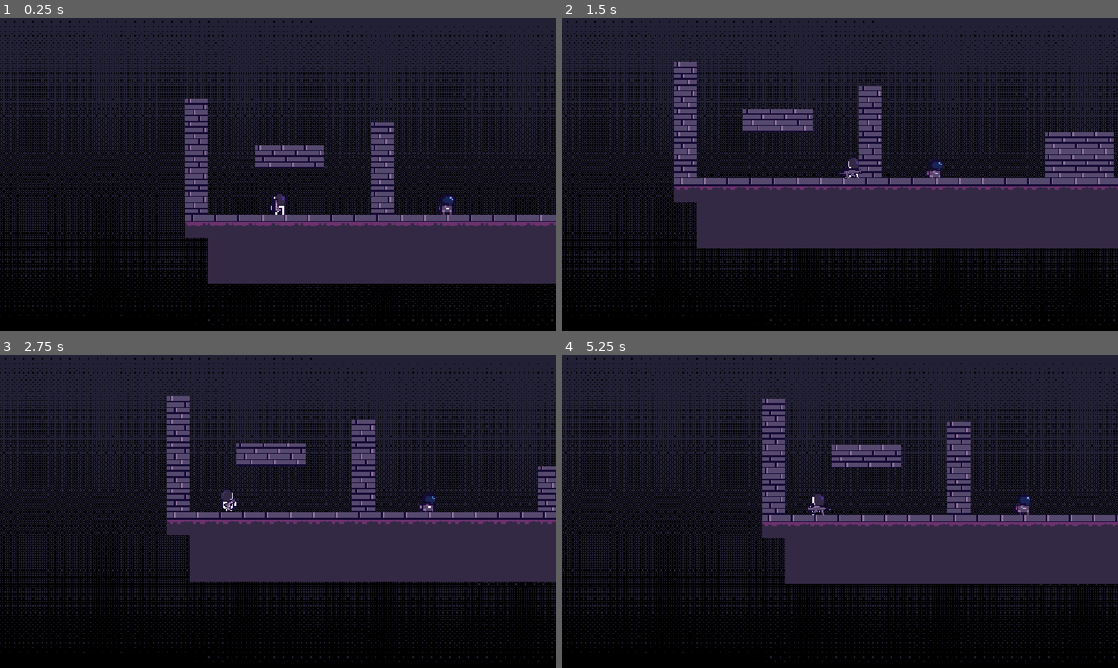
Above: before the commit, frames 1-4 (two rows, left to right).
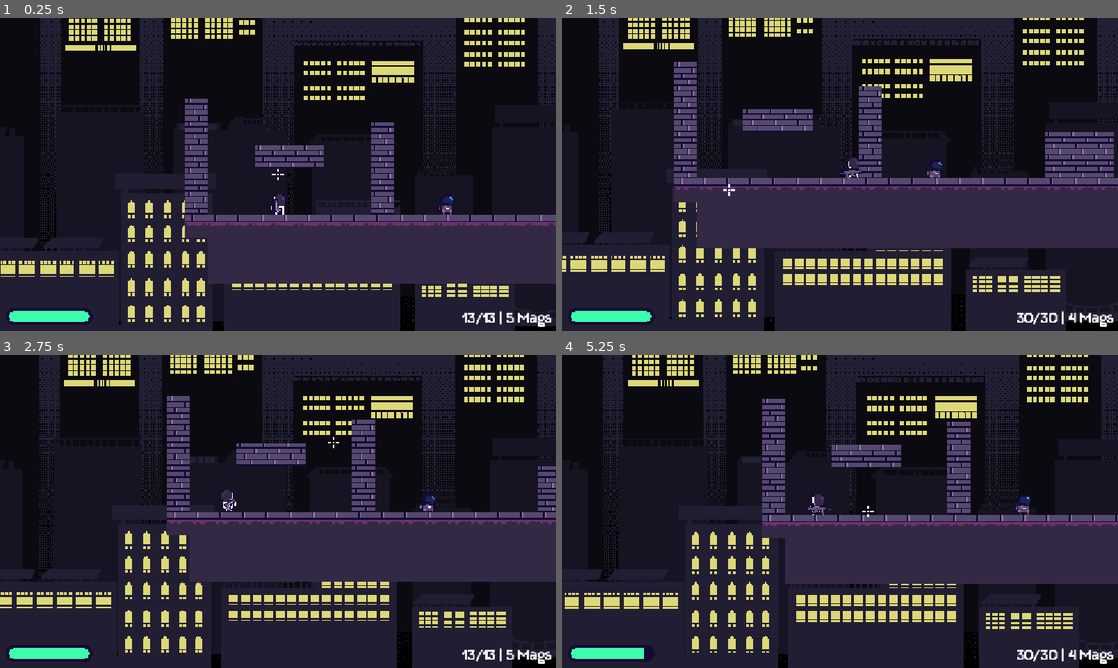
Above: after the commit, the same moments.

Repository: kyteidev/rogueshot
Game: Godot game, scene res://scenes/game_debug.tscn
Same seed, same stepped clock (60 frames per second), same inputs: the game is played once before the commit and once after it.
Inputs (mouse positions are in pixels of both pictures, inside the frame that each line leads up to):
- Up to frame 1 (0.25 s): no input
- Up to frame 2 (1.5 s): move the mouse to (962, 158) at 0.52 s; hold D (player_right) from 0.53 s (still down); tap 1 (weapon_1) at 0.6 s; tap W (player_jump) at 0.77 s; tap 2 (weapon_2) at 0.8, 1.35 s; move the mouse to (728, 190) at 1.27 s
- Up to frame 3 (2.75 s): tap W (player_jump) at 1.52 s; tap Q (weapon_cycle) at 1.55, 2.1 s; move the mouse to (333, 442) at 2.02 s; release D (player_right) at 2.03 s; hold A (player_left) from 2.03 s (still down); tap 1 (weapon_1) at 2.3 s
- Up to frame 4 (5.25 s): move the mouse to (812, 574) at 2.77 s; release A (player_left) at 2.78 s; hold D (player_right) 2.78-4.28 s; click (812, 574) at 2.85 s; tap W (player_jump) at 3.02, 3.77, 4.52 s; tap 2 (weapon_2) at 3.05, 5.1 s; move the mouse to (1006, 558) at 3.52 s; hold Shift (player_sprint) 3.53-4.28 s; tap Q (weapon_cycle) at 3.8 s; move the mouse to (673, 464) at 4.27 s; hold A (player_left) 4.28-5.03 s; tap 1 (weapon_1) at 4.35 s; move the mouse to (867, 511) at 5.02 s; hold D (player_right) from 5.03 s (still down)

The runs differ from the first frame. In frame 1, 51% of the frame differs, in the area x 0-100%, y 0-100%; in frame 2, 50%; in frame 3, 52%; in frame 4, 53%.

Commit message:
refactoring

Diff:
--- a/scenes/game_debug.tscn
+++ b/scenes/game_debug.tscn
@@ -29,7 +29,6 @@
 [node name="Game Debug" type="Node2D" unique_id=1078131783]
 
 [node name="Background" parent="." unique_id=1305377215 instance=ExtResource("1_hpfpv")]
-visible = false
 
 [node name="Player" parent="." unique_id=73622017 node_paths=PackedStringArray("crosshair") instance=ExtResource("1_6rfd2")]
 crosshair = NodePath("../CrosshairCanvas")
--- a/scripts/crosshair.gd
+++ b/scripts/crosshair.gd
@@ -17,6 +17,8 @@
 	Input.mouse_mode = Input.MOUSE_MODE_HIDDEN
 	ring.max_value = STEPS
 	ring.position = -ring.texture_progress.get_size() / 2.0 # center crosshair
+
+	visible = true
 
 
 func _process(_delta: float) -> void:
--- a/scripts/hud.gd
+++ b/scripts/hud.gd
@@ -20,6 +20,10 @@
 @onready var stamina_bar = $StaminaBarOutline/StaminaBar
 @onready var stamina_loss_bar = $StaminaBarOutline/StaminaLossBar
 @onready var stamina_timer = $StaminaBarOutline/StaminaBarTimer
+
+
+func _ready() -> void:
+	visible = true
 
 
 func _process(delta: float) -> void:
--- a/scripts/weapon.gd
+++ b/scripts/weapon.gd
@@ -219,9 +219,6 @@
 
 	# only show active weapon
 	for i in range(weapons.size()):
-		if i != weapon_index:
-			weapons[i].hide()
-		else:
-			weapons[i].show()
+		weapons[i].visible = true if i == weapon_index else false
 
 	crosshair.cancel_reload()
